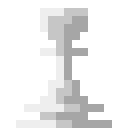
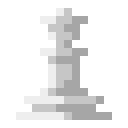
Layers edited between the first and the second w=128, h=128 image:
moved "Layer #7" above "Layer #8", painted on it over [16, 8, 112, 128]
showed "Layer #8", painted on it over [16, 8, 112, 128]
